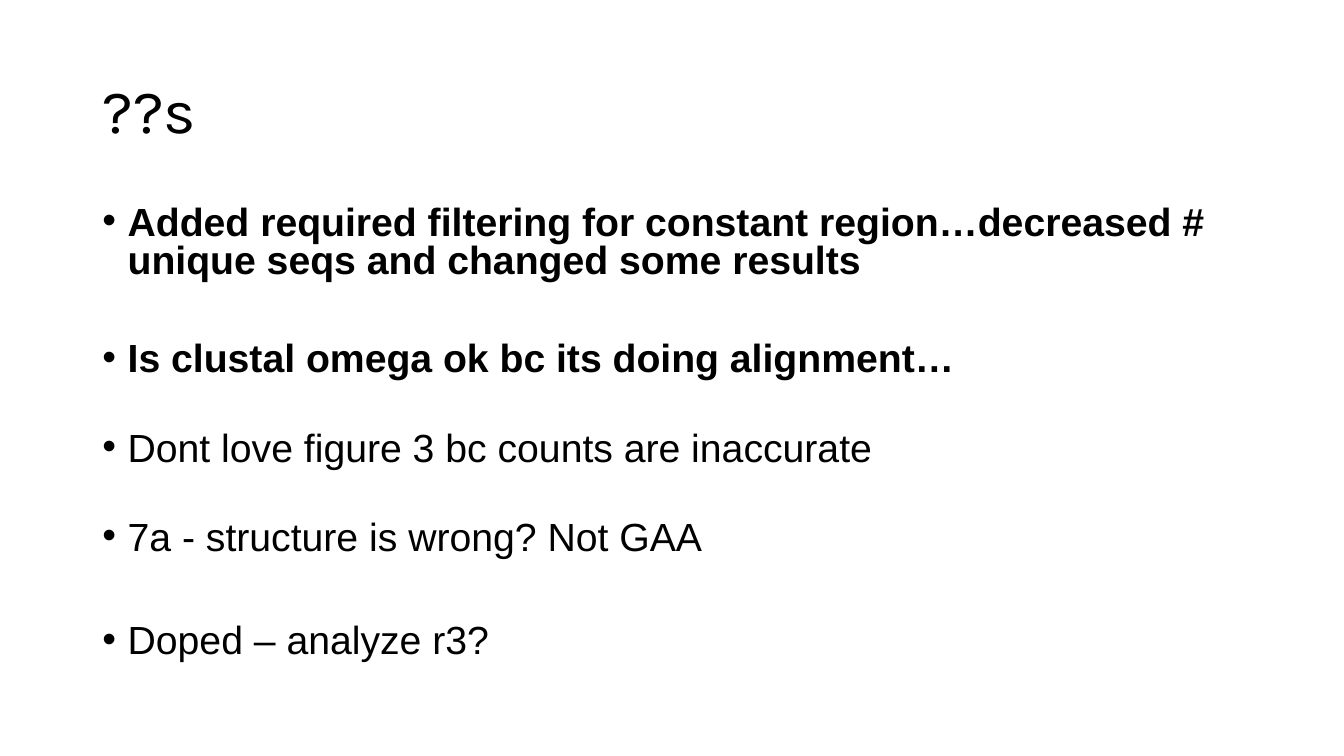
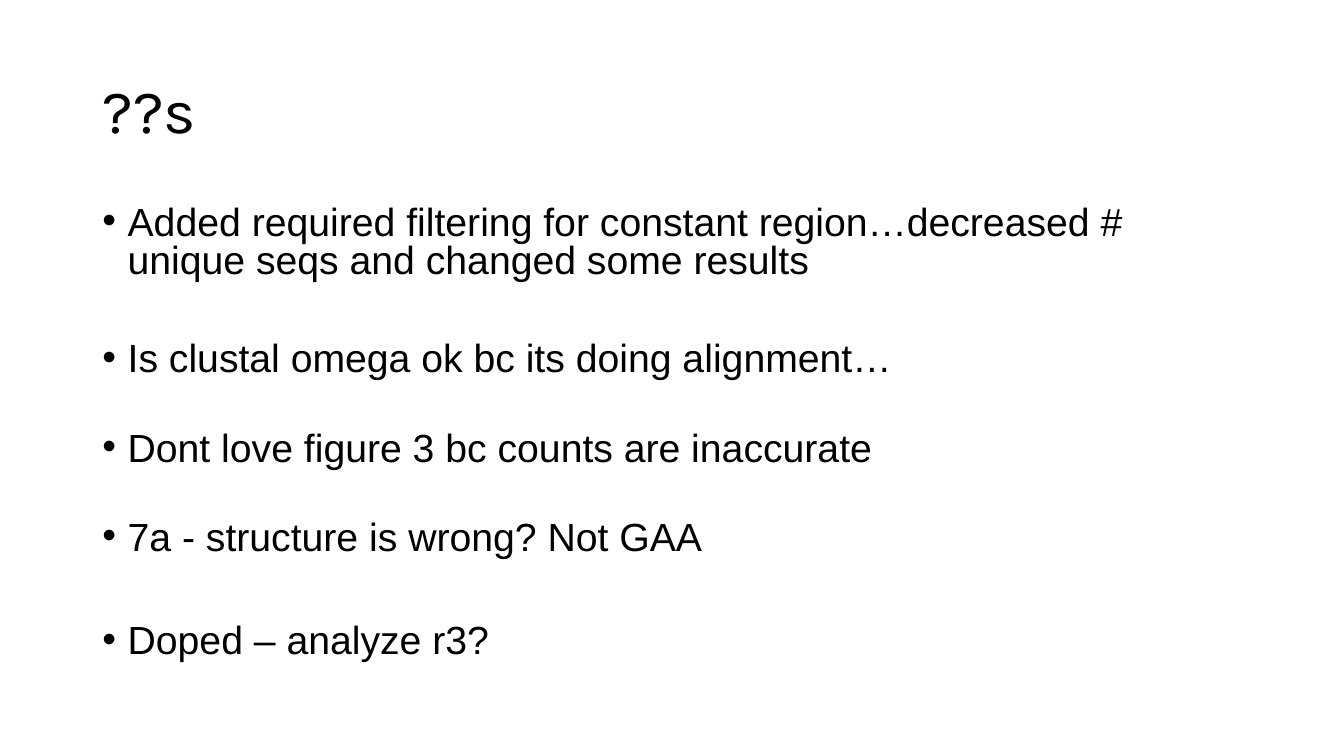
Before and after one commit to zweiss22/proj-population_dynamics_ligase, a slide deck: slide 12 of commentary_on_updates.pptx (slide 11 before the commit). Drawn at 1344x756 pixels with LibreOffice and Linux fonts; fonts in the diff are those of the drawing. Boxes give left, top, right and bottom in pixels: in the first picture for what was removed or moved away, otherwise in the second. Text is boxed around its words. In the diff, an @@ line names an element or a change of style, - is before the commit and + after.

```diff
--- a/commentary_on_updates.pptx
+++ b/commentary_on_updates.pptx
@@ text at box(128, 207, 1090, 380): bold off in "Added required filtering for constant region…decreased # ...", "Is clustal omega ok bc its doing ..." @@
```
Also in this commit, not shown: 1 other slide changed, 1 slide added, 5 other files.
